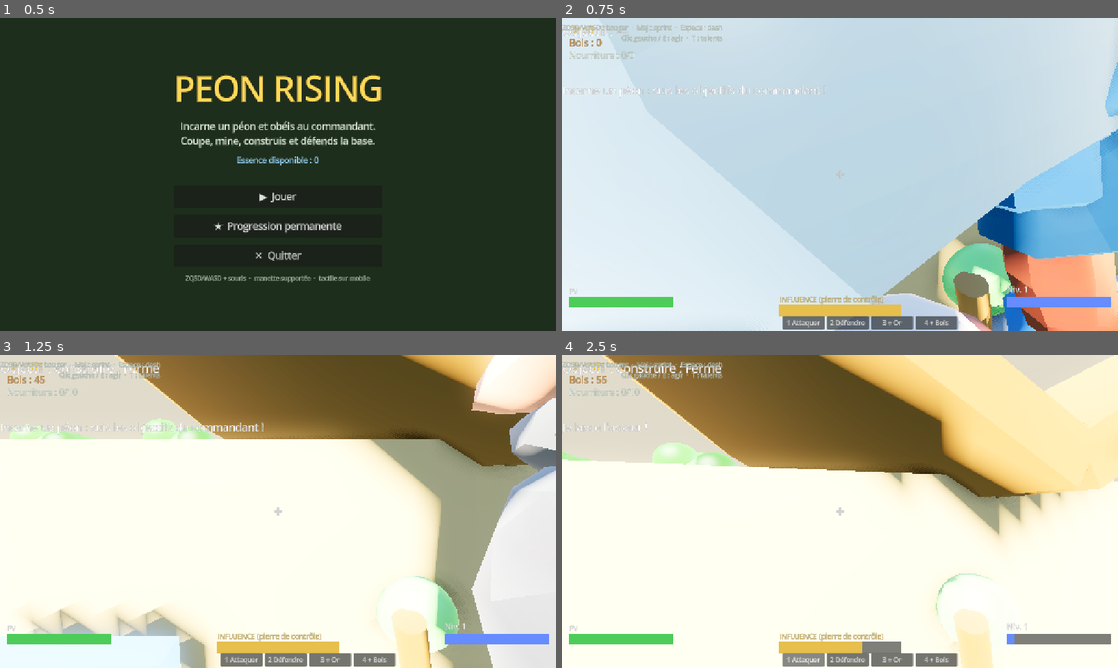
Above: before the commit, frames 1-4 (two rows, left to right).
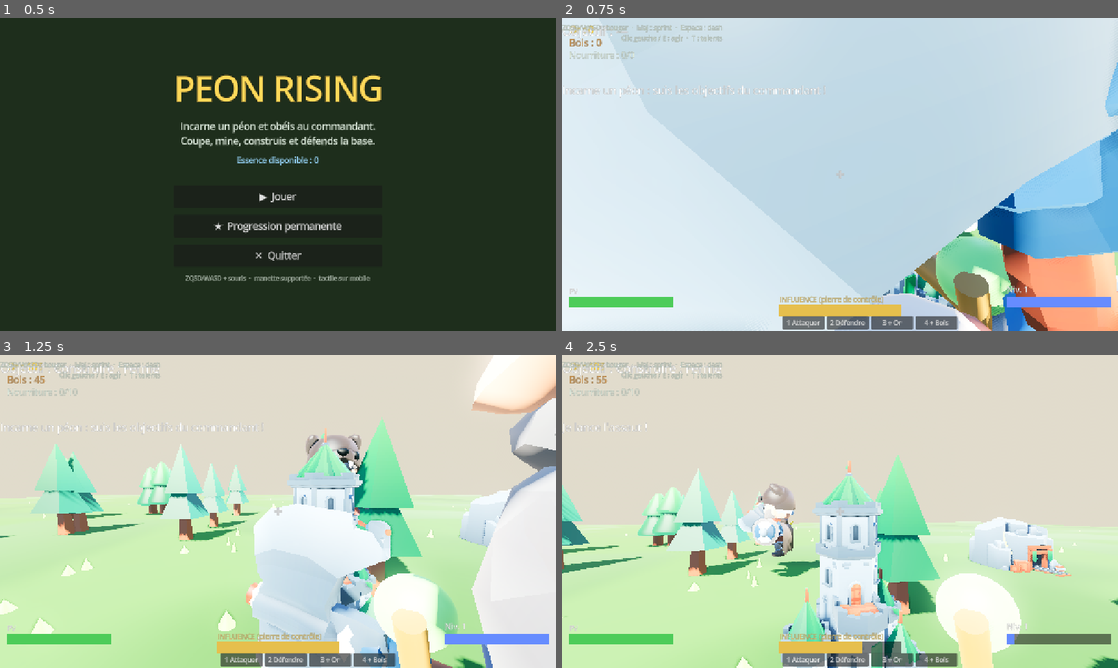
Above: after the commit, the same moments.

Repository: DisColow/peon-rising
Game: Godot game, scene res://scenes/menu/menu.tscn
Same seed, same stepped clock (60 frames per second), same inputs: the game is played once before the commit and once after it.
Inputs (mouse positions are in pixels of both pictures, inside the frame that each line leads up to):
- Up to frame 1 (0.5 s): no input
- Up to frame 2 (0.75 s): click "▶ Jouer" at 0.5 s
- Up to frame 3 (1.25 s): no input
- Up to frame 4 (2.5 s): move the mouse to (867, 511) at 1.27 s; hold W (move_forward) 1.28-2 s; tap Space (dash) at 1.35 s; click (867, 511) at 1.42 s; click "1 Attaquer" at 2 s

Frame 1 is identical in both runs. In frame 2, 1.4% of the frame differs, in the area x 57-100%, y 64-94%; in frame 3, 71%; in frame 4, 85%, in the area x 0-100%, y 0-100%.

Commit message:
Remplace le monde procédural par de vrais modèles KayKit (bâtiments/nature)
- Ajoute `assets/models/kaykit_props/` (KayKit « Medieval Hexagon Pack », CC0) :
  bâtiments vert/rouge (château, ferme, caserne, tour, mine), arbres, rochers.
- `scripts/kaykit_prop.gd` (`KayKitProp`) : charge un prop + applique le même
  cel-shader que les personnages + dimensionne à la hauteur cible.
- Intègre : building.gd (castle/home_A/barracks/tower_A par équipe), tree.gd
  (tree_single_A/B), gold_mine.gd (building_mine). Fallback procédural conservé.
- `tests/test_props.gd` (22 checks) + `tests/capture_world.gd` (preuve visuelle).
- `docs/screenshots/world_props.png` + `gameplay.png` recapturés avec le monde KayKit.

Co-authored-by: openhands <openhands@all-hands.dev>

Diff:
--- a/scenes/buildings/building.gd
+++ b/scenes/buildings/building.gd
@@ -9,6 +9,15 @@
 const TOWER_RANGE := 10.0
 const TOWER_COOLDOWN := 1.4
 const TOWER_DAMAGE := 14.0
+
+# KayKit (CC0) building models, one per team color.
+const PROP_DIR := "res://assets/models/kaykit_props/buildings_%s/"
+const BUILDING_MODEL := {
+	"town_hall": "building_castle_%s.gltf",
+	"farm": "building_home_A_%s.gltf",
+	"barracks": "building_barracks_%s.gltf",
+	"tower": "building_tower_A_%s.gltf",
+}
 
 var building_key: String = "farm"
 var team: String = GameData.TEAM_PLAYER
@@ -87,7 +96,20 @@
 	m.shading_mode = BaseMaterial3D.SHADING_MODE_UNSHADED
 	return m
 
+func _kaykit_model_path() -> String:
+	var col := "green" if team == GameData.TEAM_PLAYER else "red"
+	var f: String = BUILDING_MODEL.get(building_key, "")
+	if f == "":
+		return ""
+	return PROP_DIR % col + f % col
+
 func _build_solid_visual(root: Node3D, color: Color, s: Vector3) -> void:
+	var path := _kaykit_model_path()
+	if path != "":
+		var model := KayKitProp.create(root, path, 1.0)
+		if model != null:
+			KayKitProp.scale_to_height(model, s.y)
+			return
 	var wood := GameData.COLOR_WOOD_STACK
 	var stone := GameData.COLOR_ROCK
 	var team_col := Color(0.25, 0.4, 0.8) if team == GameData.TEAM_PLAYER else Color(0.82, 0.24, 0.2)
--- a/scenes/resources/gold_mine.gd
+++ b/scenes/resources/gold_mine.gd
@@ -16,21 +16,18 @@
 	_build_visual()
 
 func _build_visual() -> void:
-	# Rocky mound.
-	var mound := Builder.sphere(2.0, GameData.COLOR_MINE)
-	mound.scale = Vector3(1.3, 0.8, 1.3)
-	mound.position = Vector3(0, 0.7, 0)
-	add_child(mound)
-
-	var mound2 := Builder.sphere(1.5, GameData.COLOR_MINE)
-	mound2.scale = Vector3(1.3, 0.8, 1.3)
-	mound2.position = Vector3(-0.6, 1.1, -0.5)
-	add_child(mound2)
-
-	# Cave entrance (dark opening on the +Z face).
-	var opening := Builder.sphere(0.9, Color(0.08, 0.06, 0.1))
-	opening.position = Vector3(0, 0.9, 1.2)
-	add_child(opening)
+	# Real KayKit mine model (with procedural mound as fallback).
+	var mine := KayKitProp.create(self, "res://assets/models/kaykit_props/buildings_green/building_mine_green.gltf", 1.0)
+	if mine != null:
+		KayKitProp.scale_to_height(mine, 2.4)
+	else:
+		var mound := Builder.sphere(2.0, GameData.COLOR_MINE)
+		mound.scale = Vector3(1.3, 0.8, 1.3)
+		mound.position = Vector3(0, 0.7, 0)
+		add_child(mound)
+		var opening := Builder.sphere(0.9, Color(0.08, 0.06, 0.1))
+		opening.position = Vector3(0, 0.9, 1.2)
+		add_child(opening)
 
 	# Gold crystals poking out.
 	for i in 6:
--- a/scenes/resources/tree.gd
+++ b/scenes/resources/tree.gd
@@ -7,6 +7,11 @@
 const MAX_WOOD := 44.0
 const VARIANCE := 0.7
 const MAX_HITS := 8
+
+const TREE_MODELS := [
+	"res://assets/models/kaykit_props/nature/tree_single_A.gltf",
+	"res://assets/models/kaykit_props/nature/tree_single_B.gltf",
+]
 
 var wood_left: float = MAX_WOOD
 var falling: bool = false
@@ -30,6 +35,16 @@
 	add_child(_visual)
 
 	_trunk_height = randf_range(2.6, 3.4)
+
+	# Real KayKit tree model (with procedural trunk/canopy as fallback).
+	var total_h := _trunk_height + 1.4
+	var model := KayKitProp.create(_visual, TREE_MODELS[randi() % TREE_MODELS.size()], 1.0)
+	if model != null:
+		KayKitProp.scale_to_height(model, total_h)
+		Builder.collider(self, Builder.box_shape(Vector3(0.6, total_h, 0.6)))
+		var cs := get_child(get_child_count() - 1) as CollisionShape3D
+		cs.position = Vector3(0, total_h * 0.45, 0)
+		return
 
 	# Tapered trunk (wider at the base).
 	var trunk := Builder.cylinder(0.24, _trunk_height, GameData.COLOR_TREE_TRUNK)
--- /dev/null
+++ b/scripts/kaykit_prop.gd
@@ -0,0 +1,98 @@
+class_name KayKitProp
+extends Object
+
+# Loads a static KayKit prop (building, tree, rock, resource…) with the same
+# textured cel/toon shading as the characters, so the whole world shares one
+# cohesive "cartoon clay" look.
+
+const TOON_SHADER := preload("res://shaders/toon_textured.gdshader")
+
+static var _white: ImageTexture
+
+static func create(parent: Node, path: String, scale := 1.0) -> Node3D:
+	var scene: PackedScene = load(path)
+	if scene == null:
+		push_warning("KayKitProp: cannot load %s" % path)
+		return null
+	var inst: Node3D = scene.instantiate()
+	parent.add_child(inst)
+	inst.scale = Vector3.ONE * scale
+	_apply_toon(inst)
+	return inst
+
+# Combined AABB height of a model (its meshes), used to scale props to a target size.
+static func node_height(n: Node) -> float:
+	var box := AABB()
+	var first := true
+	for mi in _find_all(n, "MeshInstance3D"):
+		var m: MeshInstance3D = mi
+		if m.mesh == null:
+			continue
+		var a := m.transform * m.mesh.get_aabb()
+		if first:
+			box = a
+			first = false
+		else:
+			box = box.merge(a)
+	return box.size.y if not first else 0.0
+
+# Combined AABB min-Y (the prop's base), used to sit props on the ground.
+static func node_base_y(n: Node) -> float:
+	var box := AABB()
+	var first := true
+	for mi in _find_all(n, "MeshInstance3D"):
+		var m: MeshInstance3D = mi
+		if m.mesh == null:
+			continue
+		var a := m.transform * m.mesh.get_aabb()
+		if first:
+			box = a
+			first = false
+		else:
+			box = box.merge(a)
+	return box.position.y if not first else 0.0
+
+# Scale a loaded prop so its height matches target_h and its base sits on y=0.
+static func scale_to_height(model: Node3D, target_h: float) -> void:
+	if model == null:
+		return
+	var h := node_height(model)
+	if h <= 0.01:
+		return
+	var base := node_base_y(model)
+	var scale := target_h / h
+	model.scale = Vector3.ONE * scale
+	model.position.y = -base * scale
+
+static func _apply_toon(inst: Node) -> void:
+	for mi in _find_all(inst, "MeshInstance3D"):
+		var m: MeshInstance3D = mi
+		var mesh := m.mesh
+		if mesh == null:
+			continue
+		for s in mesh.get_surface_count():
+			var mat := m.get_surface_override_material(s)
+			if mat == null:
+				mat = mesh.surface_get_material(s)
+			var tex: Texture2D = null
+			if mat != null and mat is BaseMaterial3D:
+				tex = (mat as BaseMaterial3D).albedo_texture
+			var sm := ShaderMaterial.new()
+			sm.shader = TOON_SHADER
+			sm.set_shader_parameter("albedo_tex", tex if tex != null else _white_tex())
+			m.set_surface_override_material(s, sm)
+
+static func _find_all(n: Node, cls: String) -> Array:
+	var out: Array = []
+	if cls == "MeshInstance3D" and n is MeshInstance3D:
+		out.append(n)
+	for c in n.get_children():
+		out.append_array(_find_all(c, cls))
+	return out
+
+static func _white_tex() -> ImageTexture:
+	if _white == null:
+		var img := Image.create(1, 1, false, Image.FORMAT_RGBA8)
+		img.fill(Color.WHITE)
+		_white = ImageTexture.create_from_image(img)
+	return _white
--- /dev/null
+++ b/tests/capture_world.gd
@@ -0,0 +1,75 @@
+extends SceneTree
+
+# Captures the real KayKit world props (castle, farm, barracks, tower, mine,
+# tree) in one composed scene — visual proof the environment is no longer
+# procedural primitives. Env: SHOT_OUT, FRAME.
+
+var frames := 0
+var settle := 25
+
+func _initialize() -> void:
+	var out := OS.get_environment("SHOT_OUT")
+	if out == "":
+		out = "/tmp/world.png"
+	if OS.get_environment("FRAME") != "":
+		settle = int(OS.get_environment("FRAME"))
+
+	var world := Node3D.new()
+	root.add_child(world)
+	_scene(world)
+
+	var props := [
+		["res://assets/models/kaykit_props/buildings_green/building_castle_green.gltf", Vector3(-6, 0, -3), 3.2],
+		["res://assets/models/kaykit_props/buildings_green/building_barracks_green.gltf", Vector3(0, 0, -4), 2.4],
+		["res://assets/models/kaykit_props/buildings_green/building_home_A_green.gltf", Vector3(5, 0, -3), 1.6],
+		["res://assets/models/kaykit_props/buildings_green/building_tower_A_green.gltf", Vector3(7, 0, 1), 3.4],
+		["res://assets/models/kaykit_props/nature/tree_single_A.gltf", Vector3(-4, 0, 3), 3.6],
+		["res://assets/models/kaykit_props/nature/tree_single_B.gltf", Vector3(-2, 0, 5), 3.2],
+		["res://assets/models/kaykit_props/buildings_green/building_mine_green.gltf", Vector3(3, 0, 4), 2.4],
+	]
+	for pr in props:
+		var m := KayKitProp.create(world, pr[0], 1.0)
+		if m != null:
+			KayKitProp.scale_to_height(m, pr[2])
+			m.position = pr[1]
+
+	var cam := Camera3D.new()
+	cam.position = Vector3(2.5, 7.5, 13.0)
+	cam.transform = cam.transform.looking_at(Vector3(0, 1.2, 0), Vector3.UP)
+	world.add_child(cam)
+	cam.current = true
+	cam.fov = 45.0
+
+func _process(_delta: float) -> bool:
+	frames += 1
+	if frames == settle:
+		var img: Image = root.get_texture().get_image()
+		var err := img.save_png(OS.get_environment("SHOT_OUT"))
+		print("CAPTURE ", OS.get_environment("SHOT_OUT"), " err=", err)
+		quit(0 if err == OK else 1)
+	return false
+
+func _scene(world: Node3D) -> void:
+	var env := WorldEnvironment.new()
+	var e := Environment.new()
+	e.background_mode = Environment.BG_COLOR
+	e.background_color = Color(0.55, 0.7, 0.85)
+	e.tonemap_mode = Environment.TONE_MAPPER_FILMIC
+	env.environment = e
+	world.add_child(env)
+	var ground := MeshInstance3D.new()
+	ground.mesh = PlaneMesh.new()
+	ground.mesh.size = Vector2(60, 60)
+	var gmat := StandardMaterial3D.new()
+	gmat.albedo_color = Color(0.32, 0.52, 0.23)
+	ground.material_override = gmat
+	world.add_child(ground)
+	var sun := DirectionalLight3D.new()
+	sun.rotation_degrees = Vector3(-50, -35, 0)
+	sun.light_energy = 1.2
+	sun.shadow_enabled = true
+	world.add_child(sun)
+	var fill := DirectionalLight3D.new()
+	fill.rotation_degrees = Vector3(-20, 140, 0)
+	fill.light_energy = 0.5
+	world.add_child(fill)
--- /dev/null
+++ b/tests/test_props.gd
@@ -0,0 +1,64 @@
+extends SceneTree
+
+# Validates that the KayKit (CC0) world props — buildings, trees, mine — load,
+# get cel-shaded on every surface, and scale to a target height. Proves the
+# world is no longer procedural primitives but real textured/rigged assets.
+
+var _fail := 0
+
+var BUILDINGS := [
+	"castle", "home_A", "barracks", "tower_A", "mine",
+]
+
+func _initialize() -> void:
+	var world := Node3D.new()
+	root.add_child(world)
+	for b in BUILDINGS:
+		_check_prop("res://assets/models/kaykit_props/buildings_green/building_%s_green.gltf" % b, 3.0)
+		_check_prop("res://assets/models/kaykit_props/buildings_red/building_%s_red.gltf" % b, 3.0)
+	for t in ["tree_single_A", "tree_single_B"]:
+		_check_prop("res://assets/models/kaykit_props/nature/%s.gltf" % t, 3.6)
+	print("PROPS fail=%d" % _fail)
+	quit(0 if _fail == 0 else 1)
+
+func _check_prop(path: String, target_h: float) -> void:
+	var name := path.get_file()
+	var model := KayKitProp.create(root.get_child(0), path, 1.0)
+	if model == null:
+		_check(false, name + " loads")
+		return
+	_check(true, name + " loads")
+	var shaded := _count_shaded(model)
+	_check(shaded > 0, "%s cel-shaded (%d surfaces)" % [name, shaded])
+	var intrinsic := KayKitProp.node_height(model)
+	KayKitProp.scale_to_height(model, target_h)
+	var world_h := intrinsic * model.scale.x
+	_check(absf(world_h - target_h) < 0.05, "%s scaled to %.2f (got %.2f)" % [name, target_h, world_h])
+	model.queue_free()
+
+func _count_shaded(n: Node) -> int:
+	var c := 0
+	for mi in _find(n, "MeshInstance3D"):
+		var m: MeshInstance3D = mi
+		if m.mesh == null:
+			continue
+		for s in m.mesh.get_surface_count():
+			var mat := m.get_surface_override_material(s)
+			if mat != null and mat is ShaderMaterial:
+				c += 1
+	return c
+
+func _find(n: Node, cls: String) -> Array:
+	var out: Array = []
+	if cls == "MeshInstance3D" and n is MeshInstance3D:
+		out.append(n)
+	for ch in n.get_children():
+		out.append_array(_find(ch, cls))
+	return out
+
+func _check(ok: bool, label: String) -> void:
+	if ok:
+		print("OK   ", label)
+	else:
+		_fail += 1
+		print("FAIL ", label)
Binary file added: assets/models/kaykit_props/buildings_green/building_barracks_green.bin
Not shown, added: assets/models/kaykit_props/buildings_green/building_barracks_green.gltf
Not shown, added: assets/models/kaykit_props/buildings_green/building_barracks_green.gltf.import
Binary file added: assets/models/kaykit_props/buildings_green/building_blacksmith_green.bin
Not shown, added: assets/models/kaykit_props/buildings_green/building_blacksmith_green.gltf
Not shown, added: assets/models/kaykit_props/buildings_green/building_blacksmith_green.gltf.import
Binary file added: assets/models/kaykit_props/buildings_green/building_castle_green.bin
Not shown, added: assets/models/kaykit_props/buildings_green/building_castle_green.gltf
Not shown, added: assets/models/kaykit_props/buildings_green/building_castle_green.gltf.import
Binary file added: assets/models/kaykit_props/buildings_green/building_home_A_green.bin
Not shown, added: assets/models/kaykit_props/buildings_green/building_home_A_green.gltf
Not shown, added: assets/models/kaykit_props/buildings_green/building_home_A_green.gltf.import
(and 91 more such lines)
